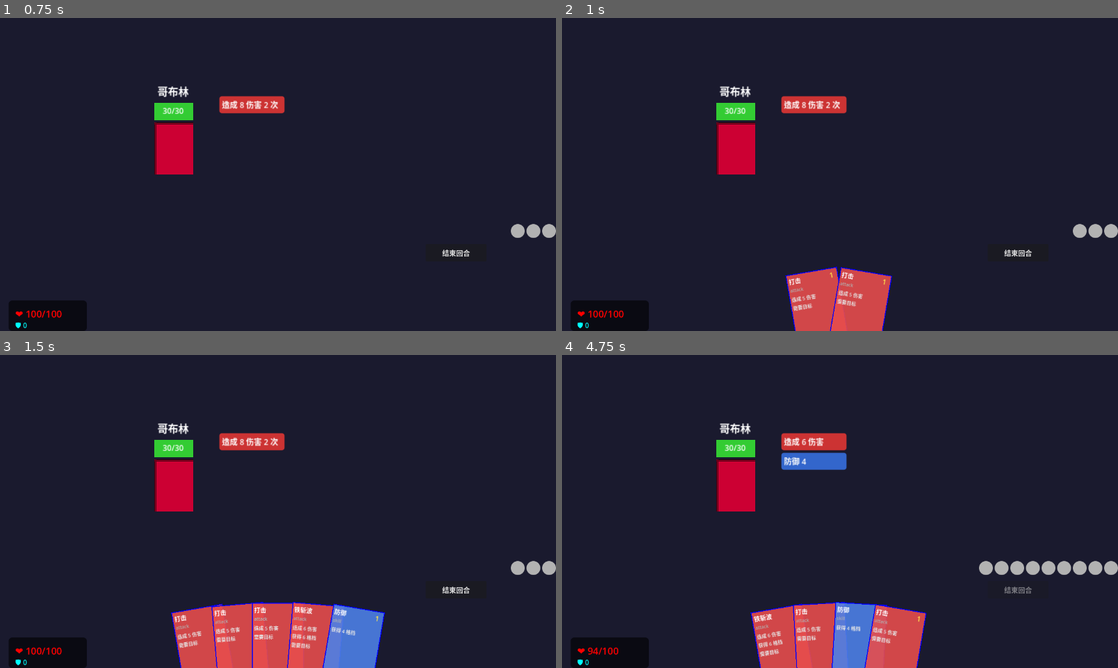
Above: before the commit, frames 1-4 (two rows, left to right).
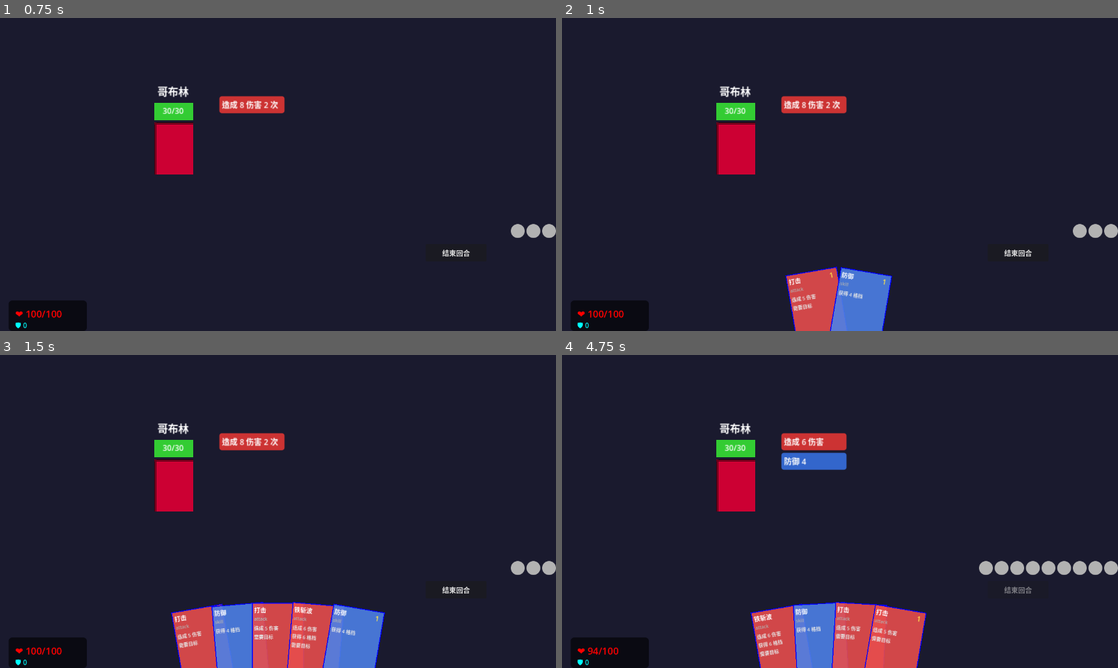
Above: after the commit, the same moments.

Repository: FiveMarksCoding/CardGame
Game: Godot game, scene res://scenes/Main.tscn
The game is run twice, just before and just after one commit, with the same random seed, the same clock (stepped at 60 frames per second) and the same inputs.
Inputs:
- Up to frame 1 (0.75 s): click "node2" at 0.5 s
- Up to frame 2 (1 s): no input
- Up to frame 3 (1.5 s): click "node3" at 1.25 s
- Up to frame 4 (4.75 s): click "结束回合" at 2 s; click "node3" at 2.75 s; click "结束回合" at 3.5 s; click "node3" at 4.25 s

Frame 1 is identical in both runs. In frame 2, 1.7% of the frame differs, in the area x 48-60%, y 79-100%; in frame 3, 1.4%; in frame 4, 2.7%, in the area x 41-57%, y 79-100%.

Commit message:
Energy system finished

Diff:
--- a/card-game/scripts/autoload/GameState.gd
+++ b/card-game/scripts/autoload/GameState.gd
@@ -11,13 +11,13 @@
 # GameState.gd - create_new_deck()
 func create_new_deck() -> Array[CardData]:
 	var deck: Array[CardData] = []
-	# 所有牌目前都设为无色，消耗 1 点无色
-	deck.append(CardData.new("strike", "打击", 1, "attack", 5, 0, true, "", "neutral", [["neutral"]]));
-	deck.append(CardData.new("strike", "打击", 1, "attack", 5, 0, true, "", "neutral", [["neutral"]]));
-	deck.append(CardData.new("strike", "打击", 1, "attack", 5, 0, true, "", "neutral", [["neutral"]]));
-	deck.append(CardData.new("strike", "铁斩波", 1, "attack", 6, 6, true, "", "neutral", [["neutral"], ["neutral"]]));
-	deck.append(CardData.new("defend", "防御", 1, "skill", 0, 4, false, "", "neutral", [["neutral"]]));
-	deck.append(CardData.new("defend", "防御", 1, "skill", 0, 4, false, "", "neutral", [["neutral"]]));
+	deck.append(CardData.new("strike", "打击", 1, "attack", 5, 0, true, "", "blue", [ ["blue", "neutral"]]))
+	deck.append(CardData.new("defend", "防御", 1, "skill", 0, 4, false, "", "neutral", [["neutral"]]))
+	deck.append(CardData.new("strike", "打击", 1, "attack", 5, 0, true, "", "neutral", [["neutral"]]))
+	deck.append(CardData.new("strike", "铁斩波", 1, "attack", 6, 6, true, "", "neutral", [["neutral"], ["neutral"]]))
+	deck.append(CardData.new("defend", "防御", 1, "skill", 0, 4, false, "", "neutral", [["neutral"]]))
+	deck.append(CardData.new("strike", "打击", 1, "attack", 5, 0, true, "", "blue", [["blue", "neutral"]]))
+	return deck
 	return deck;
 func add_new_card (card: CardData) -> void:
 	player_deck.append(card);
--- a/card-game/scripts/battle/BattleManager.gd
+++ b/card-game/scripts/battle/BattleManager.gd
@@ -250,21 +250,45 @@
 func consume_energy(requirements: Array) -> bool:
 	var temp_q=energy_q.duplicate();
 	var used_indexes: Array=[];
+	var n=temp_q.size();
 	for i in requirements:
-		var yes=0;
-		for j in range(temp_q.size()):
-			# 如果该索引已被使用，跳过
+		var chosen=-1;   # index
+		for j in range(n):
 			if j in used_indexes:
 				continue;
-			# 检查当前能量颜色是否满足需求
-			if temp_q[j] in i:
-				used_indexes.append(j);
-				yes=1;
+			var e_color=temp_q[j];
+			if (e_color!=ENERGY_NEUTRAL) && (e_color in i):
+				chosen=j;
 				break;
-		if !yes:
+		if (chosen==-1) && (ENERGY_NEUTRAL in i):
+			for j in range(n):
+				if j in used_indexes:
+					continue;
+				if temp_q[j]==ENERGY_NEUTRAL:
+					chosen=j;
+					break;
+		if chosen==-1:
 			return 0;
+		used_indexes.append(chosen);
 	used_indexes.sort();
 	for i in range(used_indexes.size()-1,-1,-1):
 		energy_q.remove_at(used_indexes[i]);
 	energy_changed.emit();
 	return 1;
+# 尝试染色：将手牌颜色添加到能量队列
+# 返回: 是否成功染色
+func try_color_card(card_data: CardData) -> bool:
+	if card_data.card_color==ENERGY_NEUTRAL:
+		return 0;
+	# 检查是否有无色能量（从左到右找第一个）
+	var neutral_index=-1;
+	for i in range(energy_q.size()):
+		if energy_q[i]==ENERGY_NEUTRAL:
+			neutral_index=i;
+			break;
+	if neutral_index==-1:
+		return 0;
+	energy_q[neutral_index]=card_data.card_color;
+	energy_changed.emit();
+	#print("染色成功：%s → %s" % [card_data.card_name, card_data.card_color])
+	return 1;
--- a/card-game/scripts/battle/CardUI.gd
+++ b/card-game/scripts/battle/CardUI.gd
@@ -216,6 +216,11 @@
 					hand_container.try_play_card(self,pos);
 				drag_ended.emit(self,pos);
 				is_dragging=0;
+	if (event is InputEventMouseButton) && (event.button_index==MOUSE_BUTTON_RIGHT):
+		if event.pressed:
+			var hand_container=get_parent();
+			if hand_container && hand_container.has_method("request_color_card"):
+				hand_container.request_color_card(self);
 func _process(delta: float):
 	if is_dragging:
 		global_position=get_global_mouse_position()-(size/2);   # 卡牌跟随鼠标
--- a/card-game/scripts/battle/HandContainer.gd
+++ b/card-game/scripts/battle/HandContainer.gd
@@ -190,6 +190,10 @@
 	var index=hands.find(card)
 	if index!=-1:
 		hands.remove_at(index);
+		var bm=_get_battle_manager();
+		if bm:
+			bm.discard.append(card.card_data);
+			#print("打出并弃牌：", card.card_data.card_name);
 		#base_positions.remove_at(index);
 	_arrange_cards();
 	_apply_card_pos();
@@ -329,3 +333,18 @@
 		_move_cards(HOVER_UP_OFFSET);
 	else:
 		_move_cards(0.0);
+func request_color_card(card: BattleCardUI):
+	var bm=_get_battle_manager()
+	if bm==null:
+		return ;
+	if !bm.is_player_turn:
+		#print("敌人回合，无法染色")
+		return ;
+	if !(card in hands):
+		return ;
+	# 尝试染色
+	var s=bm.try_color_card(card.card_data)
+	if s:
+		discard_card(card);
+	else:
+		print("染色失败");
